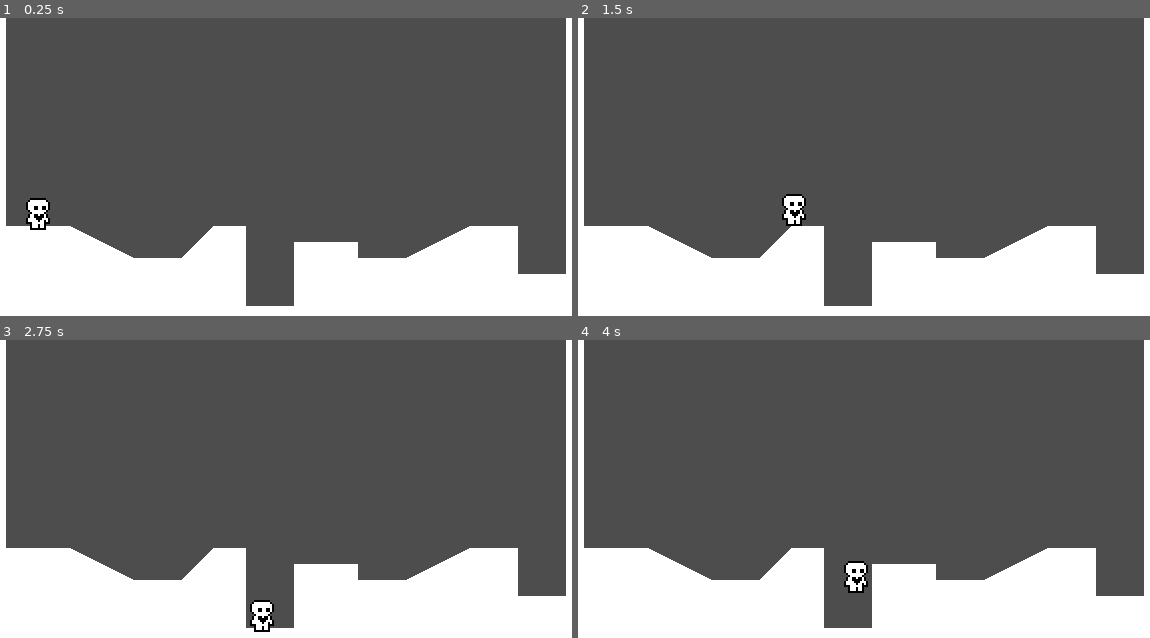
Above: before the commit, frames 1-4 (two rows, left to right).
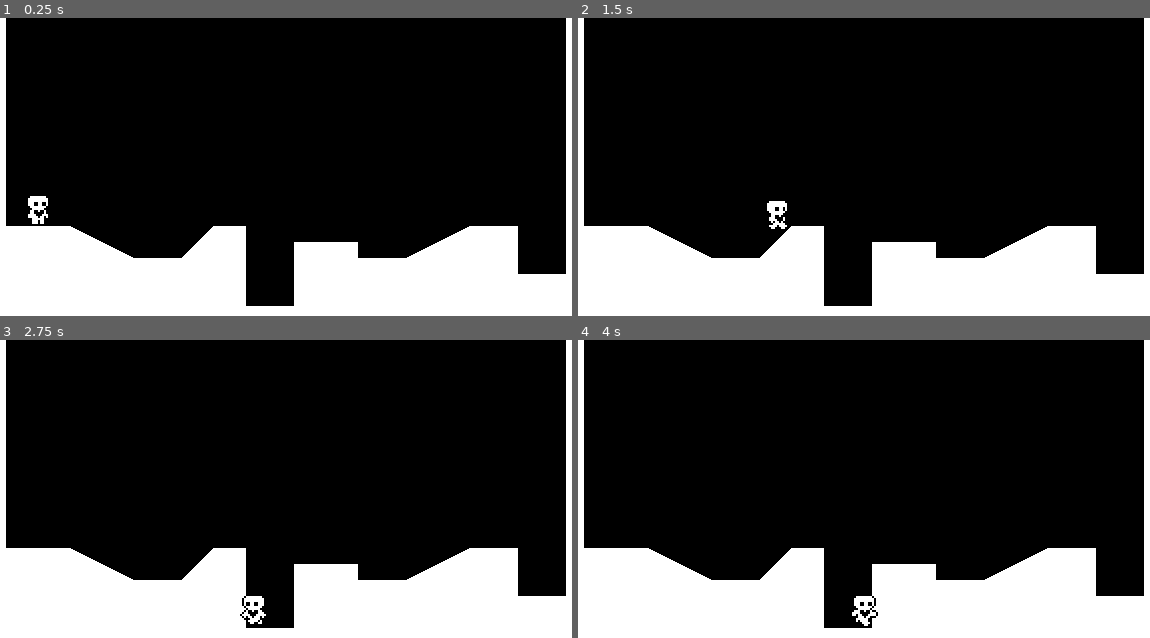
Above: after the commit, the same moments.

Repository: isalng/Heart-PlatFormer
Game: Godot game, scene res://world.tscn
Two runs of this game, one before a commit and one after it. Both use one fixed random seed, a clock stepped at 60 frames per second and the inputs below.
Inputs:
- Up to frame 1 (0.25 s): no input
- Up to frame 2 (1.5 s): tap Enter (ui_accept) at 0.5, 0.6, 0.77, 1.07, 1.35 s; hold Right (ui_right) from 0.53 s (still down)
- Up to frame 3 (2.75 s): tap Enter (ui_accept) at 1.52, 1.82, 2.1 s; release Right (ui_right) at 2.03 s; hold Left (ui_left) from 2.03 s (still down)
- Up to frame 4 (4 s): release Left (ui_left) at 2.78 s; hold Right (ui_right) from 2.78 s (still down); tap Enter (ui_accept) at 2.85, 3.02, 3.32, 3.6, 3.77 s

The runs differ from the first frame. In frame 1, 76% of the frame differs, in the area x 1-99%, y 0-97%; in frame 2, 76%; in frame 3, 76%, in the area x 1-99%, y 0-98%; in frame 4, 76%.

Commit message:
Heart Platformer progress check 1 done

Diff:
--- a/player.gd
+++ b/player.gd
@@ -7,12 +7,15 @@
 
 var gravity = ProjectSettings.get_setting("physics/2d/default_gravity")
 
+@onready var animated_sprite_2d = $AnimatedSprite2D
+
 func _physics_process(delta):
 	apply_gravity(delta)
 	handle_jump()
 	var input_axis = Input.get_axis("ui_left", "ui_right")
 	handle_acceleration(input_axis, delta)
 	apply_friction(input_axis, delta)
+	update_animations(input_axis)
 	move_and_slide()
 
 func apply_gravity(delta):
@@ -21,10 +24,10 @@
 
 func handle_jump():
 	if is_on_floor():
-		if Input.is_action_just_pressed("ui_accept"):
+		if Input.is_action_just_pressed("ui_up"):
 			velocity.y = JUMP_VELOCITY
 	else:
-		if Input.is_action_just_released("ui_accept") and velocity.y < JUMP_VELOCITY / 2:
+		if Input.is_action_just_released("ui_up") and velocity.y < JUMP_VELOCITY / 2:
 			velocity.y = JUMP_VELOCITY / 2
 
 func handle_acceleration(input_axis, delta):
@@ -34,3 +37,13 @@
 func apply_friction(input_axis, delta):
 	if input_axis == 0:
 		velocity.x = move_toward(velocity.x, 0, FRICTION * delta)
+
+func update_animations(input_axis):
+	if input_axis != 0:
+		animated_sprite_2d.flip_h = (input_axis < 0)
+		animated_sprite_2d.play("run")
+	else:
+		animated_sprite_2d.play("idle")
+
+	if not is_on_floor():
+		animated_sprite_2d.play("jump")
--- a/player.tscn
+++ b/player.tscn
@@ -1,9 +1,37 @@
-[gd_scene load_steps=6 format=3 uid="uid://c7ybo6q8s6g67"]
+[gd_scene load_steps=13 format=3 uid="uid://c7ybo6q8s6g67"]
 
 [ext_resource type="Script" path="res://player.gd" id="1_peme7"]
 [ext_resource type="Texture2D" uid="uid://bj61m1jn0truc" path="res://player.png" id="2_qw3nx"]
 
 [sub_resource type="AtlasTexture" id="AtlasTexture_7pu3s"]
+atlas = ExtResource("2_qw3nx")
+region = Rect2(0, 0, 24, 20)
+
+[sub_resource type="AtlasTexture" id="AtlasTexture_f8gck"]
+atlas = ExtResource("2_qw3nx")
+region = Rect2(144, 0, 24, 20)
+
+[sub_resource type="AtlasTexture" id="AtlasTexture_7nsfc"]
+atlas = ExtResource("2_qw3nx")
+region = Rect2(24, 0, 24, 20)
+
+[sub_resource type="AtlasTexture" id="AtlasTexture_or3cs"]
+atlas = ExtResource("2_qw3nx")
+region = Rect2(48, 0, 24, 20)
+
+[sub_resource type="AtlasTexture" id="AtlasTexture_pg0e3"]
+atlas = ExtResource("2_qw3nx")
+region = Rect2(72, 0, 24, 20)
+
+[sub_resource type="AtlasTexture" id="AtlasTexture_5lj7t"]
+atlas = ExtResource("2_qw3nx")
+region = Rect2(96, 0, 24, 20)
+
+[sub_resource type="AtlasTexture" id="AtlasTexture_2mtdl"]
+atlas = ExtResource("2_qw3nx")
+region = Rect2(120, 0, 24, 20)
+
+[sub_resource type="AtlasTexture" id="AtlasTexture_wnl18"]
 atlas = ExtResource("2_qw3nx")
 region = Rect2(0, 0, 24, 20)
 
@@ -16,10 +44,41 @@
 "loop": true,
 "name": &"idle",
 "speed": 5.0
+}, {
+"frames": [{
+"duration": 1.0,
+"texture": SubResource("AtlasTexture_f8gck")
+}],
+"loop": true,
+"name": &"jump",
+"speed": 5.0
+}, {
+"frames": [{
+"duration": 1.0,
+"texture": SubResource("AtlasTexture_7nsfc")
+}, {
+"duration": 1.0,
+"texture": SubResource("AtlasTexture_or3cs")
+}, {
+"duration": 1.0,
+"texture": SubResource("AtlasTexture_pg0e3")
+}, {
+"duration": 1.0,
+"texture": SubResource("AtlasTexture_5lj7t")
+}, {
+"duration": 1.0,
+"texture": SubResource("AtlasTexture_2mtdl")
+}, {
+"duration": 1.0,
+"texture": SubResource("AtlasTexture_wnl18")
+}],
+"loop": true,
+"name": &"run",
+"speed": 10.0
 }]
 
 [sub_resource type="RectangleShape2D" id="RectangleShape2D_45csi"]
-size = Vector2(16, 16)
+size = Vector2(8, 15)
 
 [node name="Player" type="CharacterBody2D"]
 floor_constant_speed = true
@@ -27,8 +86,10 @@
 script = ExtResource("1_peme7")
 
 [node name="AnimatedSprite2D" type="AnimatedSprite2D" parent="."]
+position = Vector2(0, -10)
 sprite_frames = SubResource("SpriteFrames_64mxe")
 animation = &"idle"
 
 [node name="CollisionShape2D" type="CollisionShape2D" parent="."]
+position = Vector2(0, -7.5)
 shape = SubResource("RectangleShape2D_45csi")
--- a/world.gd
+++ b/world.gd
@@ -4,4 +4,5 @@
 @onready var polygon_2d = $StaticBody2D/CollisionPolygon2D/Polygon2D
 
 func _ready():
+	RenderingServer.set_default_clear_color(Color.BLACK)
 	polygon_2d.polygon = collision_polygon_2d.polygon
